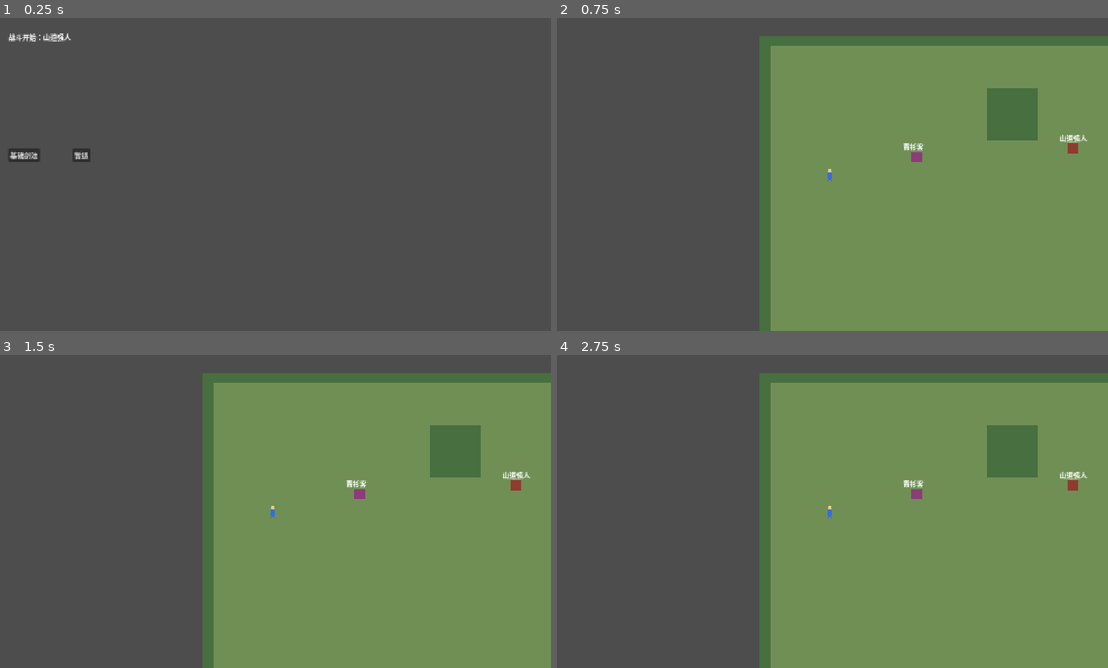
Above: before the commit, frames 1-4 (two rows, left to right).
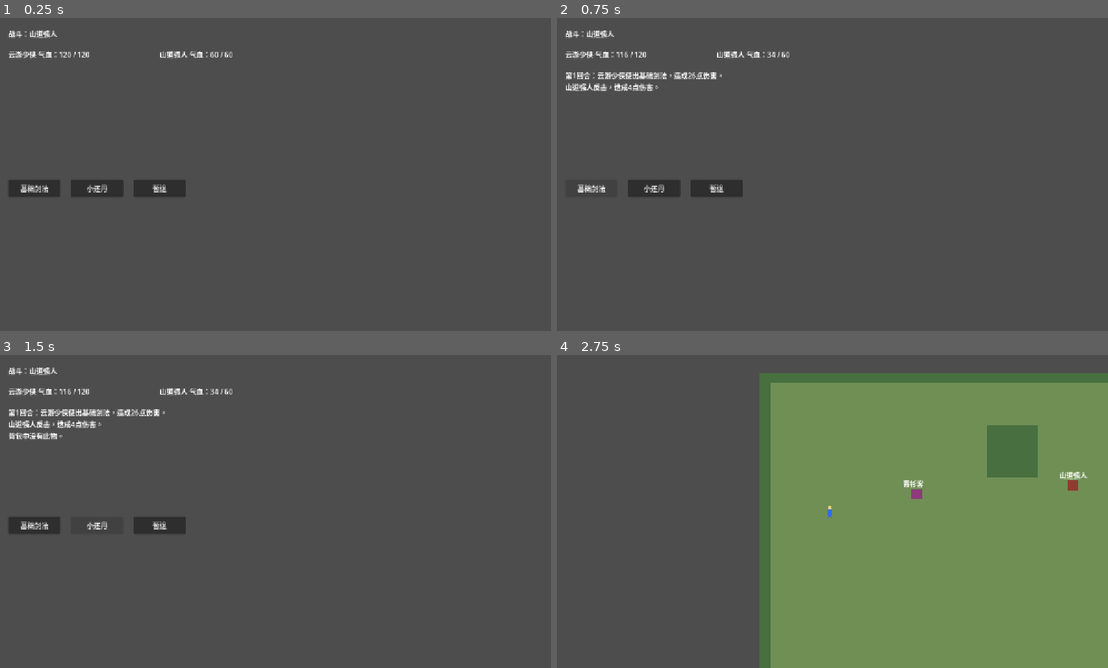
Above: after the commit, the same moments.

Repository: zhangyebo1991/liangyusheng-qunxiazhuan
Game: Godot game, scene res://scenes/battle.tscn
Two runs of this game, one before a commit and one after it. Both use one fixed random seed, a clock stepped at 60 frames per second and the inputs below. This scene is started directly instead of the project's main scene.
Inputs (mouse positions are in pixels of both pictures, inside the frame that each line leads up to):
- Up to frame 1 (0.25 s): no input
- Up to frame 2 (0.75 s): click "基础剑法" at 0.5 s
- Up to frame 3 (1.5 s): click (99, 524) at 1.25 s, where only the run after the commit has a clickable "小还丹"
- Up to frame 4 (2.75 s): click (716, 524) at 2 s, where only the run after the commit has a clickable "暂退"

The runs differ from the first frame. In frame 1, 2.3% of the frame differs, in the area x 1-43%, y 4-58%; in frame 2, 62%; in frame 3, 62%, in the area x 1-100%, y 4-100%; in frame 4, nothing differs.

Commit message:
feat: 接入回合战斗界面

Diff:
--- a/scripts/scenes/battle_screen.gd
+++ b/scripts/scenes/battle_screen.gd
@@ -1,58 +1,111 @@
 extends Control
 
-const ActorStateScript = preload("res://scripts/domain/actor_state.gd")
-const MartialArtRecordScript = preload("res://scripts/domain/martial_art_record.gd")
 const CombatSystemScript = preload("res://scripts/systems/combat_system.gd")
 
+var title_label: Label
+var hero_hp_label: Label
+var enemy_hp_label: Label
 var output: Label
+var attack_button: Button
+var item_button: Button
+var retreat_button: Button
 var context: Dictionary = {}
+var battle_state = null
+var combat_system = CombatSystemScript.new()
 
 func _ready() -> void:
 	context = GameState.peek_battle_context()
+	combat_system.set_repository(DataRepository)
+	battle_state = combat_system.create_battle(GameState, context, DataRepository)
+	_create_ui()
+	_refresh()
+
+func _create_ui() -> void:
+	title_label = Label.new()
+	title_label.position = Vector2(32, 24)
+	title_label.size = Vector2(720, 32)
+	add_child(title_label)
+
+	hero_hp_label = Label.new()
+	hero_hp_label.position = Vector2(32, 72)
+	hero_hp_label.size = Vector2(320, 32)
+	add_child(hero_hp_label)
+
+	enemy_hp_label = Label.new()
+	enemy_hp_label.position = Vector2(380, 72)
+	enemy_hp_label.size = Vector2(320, 32)
+	add_child(enemy_hp_label)
 
 	output = Label.new()
-	output.text = "战斗开始：%s" % DataRepository.get_actor(_enemy_id()).get("name", "山道强人")
-	output.position = Vector2(32, 32)
-	output.size = Vector2(900, 240)
+	output.position = Vector2(32, 120)
+	output.size = Vector2(900, 220)
+	output.autowrap_mode = TextServer.AUTOWRAP_WORD_SMART
 	add_child(output)
 
-	var resolve_button = Button.new()
-	resolve_button.text = "基础剑法"
-	resolve_button.position = Vector2(32, 300)
-	resolve_button.pressed.connect(_resolve_battle)
-	add_child(resolve_button)
+	attack_button = Button.new()
+	attack_button.text = "基础剑法"
+	attack_button.position = Vector2(32, 372)
+	attack_button.size = Vector2(120, 40)
+	attack_button.pressed.connect(_on_attack_pressed)
+	add_child(attack_button)
 
-	var back_button = Button.new()
-	back_button.text = "暂退"
-	back_button.position = Vector2(180, 300)
-	back_button.pressed.connect(_retreat)
-	add_child(back_button)
+	item_button = Button.new()
+	item_button.text = "小还丹"
+	item_button.position = Vector2(176, 372)
+	item_button.size = Vector2(120, 40)
+	item_button.pressed.connect(_on_item_pressed)
+	add_child(item_button)
 
-func _resolve_battle() -> void:
-	var attacker = ActorStateScript.from_dictionary(DataRepository.get_actor("hero_yun"))
-	var defender = ActorStateScript.from_dictionary(DataRepository.get_actor(_enemy_id()))
-	var martial_art = MartialArtRecordScript.from_dictionary(DataRepository.get_martial_art("basic_sword"))
-	var result = CombatSystemScript.new().resolve_duel(attacker, defender, martial_art)
-	output.text = "\n".join(PackedStringArray(result.log))
-	var payload = result.to_dictionary()
-	payload["victory"] = result.winner_id == "hero_yun"
-	payload["source_object_id"] = str(context.get("source_object_id", ""))
-	payload["quest_id"] = str(context.get("quest_id", ""))
+	retreat_button = Button.new()
+	retreat_button.text = "暂退"
+	retreat_button.position = Vector2(320, 372)
+	retreat_button.size = Vector2(120, 40)
+	retreat_button.pressed.connect(_on_retreat_pressed)
+	add_child(retreat_button)
+
+func _on_attack_pressed() -> void:
+	combat_system.resolve_player_attack(battle_state, GameState, "basic_sword")
+	_refresh()
+	_return_if_finished()
+
+func _on_item_pressed() -> void:
+	combat_system.resolve_player_item(battle_state, GameState, "herb_small")
+	_refresh()
+	_return_if_finished()
+
+func _on_retreat_pressed() -> void:
+	combat_system.resolve_retreat(battle_state)
+	_refresh()
+	_return_if_finished()
+
+func _refresh() -> void:
+	var enemy_name = DataRepository.get_actor(_enemy_id()).get("name", "山道强人")
+	title_label.text = "战斗：%s" % enemy_name
+	hero_hp_label.text = "云游少侠 气血：%d / %d" % [battle_state.hero_hp, battle_state.hero_max_hp]
+	enemy_hp_label.text = "%s 气血：%d / %d" % [enemy_name, battle_state.enemy_hp, battle_state.enemy_max_hp]
+	output.text = "\n".join(PackedStringArray(battle_state.log))
+
+	var finished = battle_state.is_finished
+	attack_button.disabled = finished
+	item_button.disabled = finished
+	retreat_button.disabled = finished
+
+func _return_if_finished() -> void:
+	if not battle_state.is_finished:
+		return
+	var payload = battle_state.to_result_dictionary()
 	GameState.apply_battle_result(payload)
 	EventBus.battle_finished.emit(payload)
 	call_deferred("_return_to_map")
 
-func _retreat() -> void:
-	GameState.apply_battle_result({
-		"victory": false,
-		"source_object_id": str(context.get("source_object_id", "")),
-		"quest_id": str(context.get("quest_id", "")),
-	})
-	call_deferred("_return_to_map")
-
 func _return_to_map() -> void:
+	var source_map_id = battle_state.source_map_id
+	if source_map_id.is_empty():
+		source_map_id = str(context.get("source_map_id", GameState.map_state.current_map_id))
+	if source_map_id.is_empty():
+		source_map_id = "mountain_pass"
 	GameState.consume_battle_context()
-	SceneLoader.change_scene("res://scenes/mountain_pass.tscn")
+	SceneLoader.change_scene(GameState.get_scene_path_for_map(source_map_id))
 
 func _enemy_id() -> String:
 	var enemy_id = str(context.get("enemy_id", "bandit_01"))
